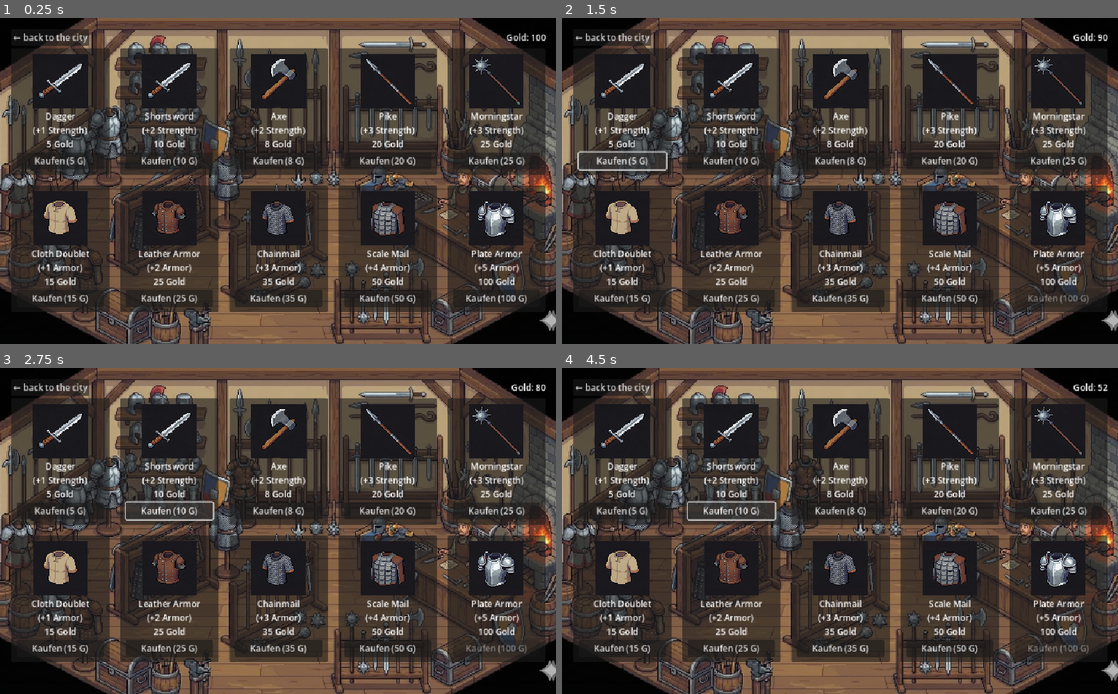
Above: before the commit, frames 1-4 (two rows, left to right).
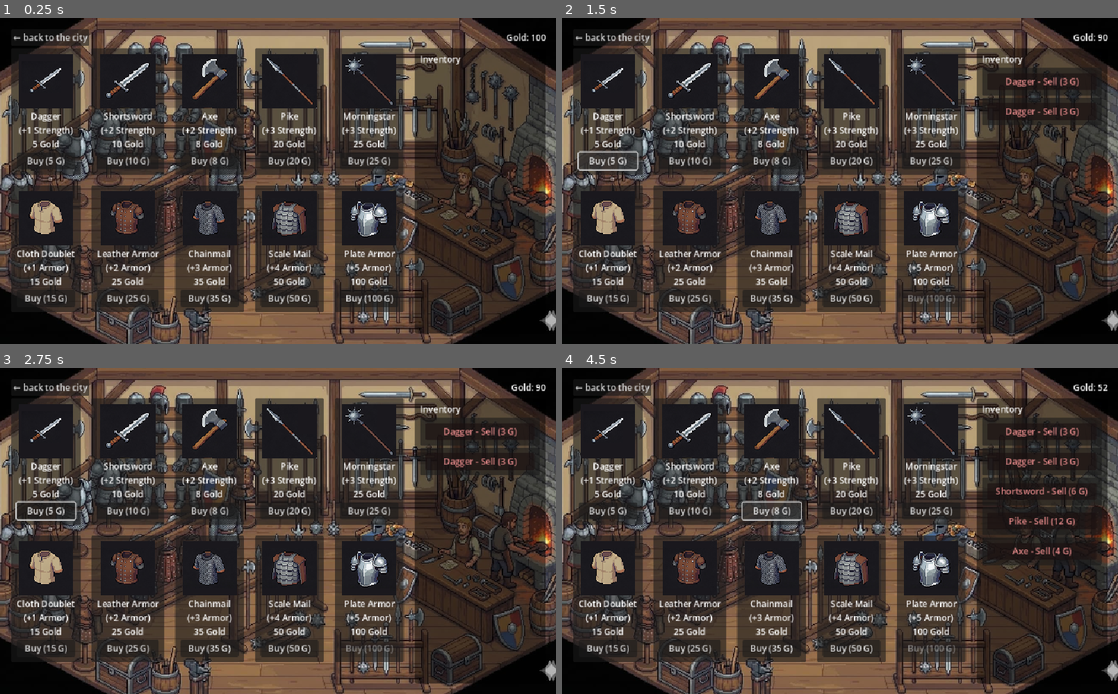
Above: after the commit, the same moments.

Repository: Plata101/Arena-In-Luskan-Godot
Game: Godot game, scene res://scenes/armory.tscn
Same seed, same stepped clock (60 frames per second), same inputs: the game is played once before the commit and once after it. This scene is started directly instead of the project's main scene. The engine's default icon, where the game draws it, is replaced by a stand-in: a white triangle on a blue panel in a dark square.
Inputs (mouse positions are in pixels of both pictures, inside the frame that each line leads up to):
- Up to frame 1 (0.25 s): no input
- Up to frame 2 (1.5 s): click (623, 161) at 0.5 s, where only the run before the commit has a clickable "Kaufen (5 G)"; click (606, 161) at 1.25 s, where only the run after the commit has a clickable "Buy (5 G)"
- Up to frame 3 (2.75 s): click (166, 511) at 2 s, where only the run before the commit has a clickable "Kaufen (10 G)"
- Up to frame 4 (4.5 s): click (689, 511) at 2.75 s, where only the run after the commit has a clickable "Buy (10 G)"; click (840, 511) at 3.5 s, where only the run before the commit has a clickable "Kaufen (8 G)"; click (773, 511) at 4.25 s, where only the run after the commit has a clickable "Buy (8 G)"

The runs differ from the first frame. In frame 1, 30% of the frame differs, in the area x 3-99%, y 9-97%; in frame 2, 31%; in frame 3, 31%; in frame 4, 32%.

Commit message:
Armory setup, sell and inventory

Diff:
--- a/scenes/armory.tscn
+++ b/scenes/armory.tscn
@@ -1,7 +1,17 @@
-[gd_scene load_steps=3 format=3 uid="uid://dcv8jmjsn1cwg"]
+[gd_scene load_steps=4 format=3 uid="uid://dcv8jmjsn1cwg"]
 
 [ext_resource type="Script" uid="uid://yrpvtr0tr3cw" path="res://scripts/Armory.gd" id="1_jwn4v"]
 [ext_resource type="Texture2D" uid="uid://baguk3ataj7xs" path="res://assets/sprites/armory_bg.jpg" id="1_oaria"]
+
+[sub_resource type="StyleBoxFlat" id="StyleBoxFlat_48su1"]
+content_margin_left = 10.0
+content_margin_top = 10.0
+content_margin_right = 10.0
+bg_color = Color(0, 0, 0, 0.494118)
+corner_radius_top_left = 5
+corner_radius_top_right = 5
+corner_radius_bottom_right = 5
+corner_radius_bottom_left = 5
 
 [node name="Armory" type="Control"]
 layout_mode = 3
@@ -54,10 +64,36 @@
 layout_mode = 2
 text = "Gold: 0"
 
-[node name="GridContainer" type="GridContainer" parent="MarginContainer/VBoxContainer"]
+[node name="MainContent" type="HBoxContainer" parent="MarginContainer/VBoxContainer"]
 layout_mode = 2
+size_flags_vertical = 3
+theme_override_constants/separation = 20
+
+[node name="GridContainer" type="GridContainer" parent="MarginContainer/VBoxContainer/MainContent"]
+unique_name_in_owner = true
+layout_mode = 2
+size_flags_horizontal = 3
+size_flags_stretch_ratio = 3.0
 theme_override_constants/h_separation = 20
 theme_override_constants/v_separation = 20
 columns = 5
 
+[node name="PanelContainer" type="PanelContainer" parent="MarginContainer/VBoxContainer/MainContent"]
+layout_mode = 2
+size_flags_horizontal = 3
+theme_override_styles/panel = SubResource("StyleBoxFlat_48su1")
+
+[node name="InventoryContainer" type="VBoxContainer" parent="MarginContainer/VBoxContainer/MainContent/PanelContainer"]
+unique_name_in_owner = true
+layout_mode = 2
+size_flags_horizontal = 3
+
+[node name="Label" type="Label" parent="MarginContainer/VBoxContainer/MainContent/PanelContainer/InventoryContainer"]
+layout_mode = 2
+text = "Inventory"
+
+[node name="InventoryGrid" type="GridContainer" parent="MarginContainer/VBoxContainer/MainContent/PanelContainer/InventoryContainer"]
+unique_name_in_owner = true
+layout_mode = 2
+
 [connection signal="pressed" from="MarginContainer/VBoxContainer/HBoxContainer/BtnBack" to="." method="_on_btn_back_pressed"]
--- a/scenes/shop_item.tscn
+++ b/scenes/shop_item.tscn
@@ -35,6 +35,8 @@
 [node name="BtnBuy" type="Button" parent="MarginContainer/VBoxContainer"]
 unique_name_in_owner = true
 layout_mode = 2
-text = "Kaufen"
+text = "Buy"
+text_overrun_behavior = 3
+clip_text = true
 
 [connection signal="pressed" from="MarginContainer/VBoxContainer/BtnBuy" to="." method="_on_btn_buy_pressed"]
--- a/scripts/Armory.gd
+++ b/scripts/Armory.gd
@@ -1,13 +1,17 @@
 extends Control
 
-# UI Referenzen (camelCase)
+# UI Referenzen
 @onready var goldLabel = %GoldLabel
-@onready var gridContainer = $MarginContainer/VBoxContainer/GridContainer
+@onready var gridContainer = %GridContainer
+@onready var inventoryGrid = %InventoryGrid
 
-# Vorlage laden (camelCase)
+# Vorlage laden
 var shopItemScene = preload("res://scenes/shop_item.tscn")
 
-# Daten-Liste (camelCase)
+# Variable um zu merken, wie voll das Inventar ist (für Updates)
+var currentInventorySize = 0
+
+# Daten-Liste
 var shopInventory = [
 	# --- WAFFEN ---
 	{"name": "Dagger", "type": "Strength", "bonus": 1, "price": 5, "icon": "res://assets/sprites/dagger.png"},
@@ -27,12 +31,12 @@
 func _ready():
 	update_ui()
 	generate_shop_items()
+	update_inventory_view() # NEU: Initiales Laden des Inventars
 
 func update_ui():
-	# Nutzt camelCase Variable 'currentGold' im GameManager
 	goldLabel.text = "Gold: " + str(GameManager.currentGold)
 
-	# Alle items im Shop aktualisieren
+	# Alle items im Shop aktualisieren (Buttons disablen wenn zu teuer)
 	var allItems = gridContainer.get_children()
 
 	for item in allItems:
@@ -42,15 +46,36 @@
 func generate_shop_items():
 	for itemData in shopInventory:
 		var newItem = shopItemScene.instantiate()
-
-		# HIER WAR DER FEHLER: gridContainer (klein geschrieben!)
 		gridContainer.add_child(newItem)
 
-		newItem.set_item_data(itemData)
+		# WICHTIG: false übergeben für Shop-Modus (Kaufen)
+		newItem.set_item_data(itemData, false)
+
+# NEU: Diese Funktion kümmert sich um die rechte Seite (Inventar)
+func update_inventory_view():
+	# 1. Altes Inventar UI löschen (aufräumen)
+	for child in inventoryGrid.get_children():
+		child.queue_free()
+
+	# 2. Neues Inventar basierend auf GameManager aufbauen
+	for itemData in GameManager.inventory:
+		var newItem = shopItemScene.instantiate()
+		inventoryGrid.add_child(newItem)
+
+		# WICHTIG: true übergeben für Inventar-Modus (Verkaufen)
+		newItem.set_item_data(itemData, true)
+
+	# Größe merken, damit wir im _process wissen, wann sich was geändert hat
+	currentInventorySize = GameManager.inventory.size()
 
 func _on_btn_back_pressed():
 	get_tree().change_scene_to_file("res://scenes/city_hub.tscn")
 
 func _process(delta):
+	# Update Gold Anzeige
 	if goldLabel.text != "Gold: " + str(GameManager.currentGold):
 		update_ui()
+
+	# NEU: Update Inventory Anzeige (wenn Items gekauft/verkauft wurden)
+	if GameManager.inventory.size() != currentInventorySize:
+		update_inventory_view()
--- a/scripts/GameManager.gd
+++ b/scripts/GameManager.gd
@@ -11,4 +11,6 @@
 var currentDay: int = 1
 var maxDays: int = 100
 
-# TODO: Inventar-Variablen (Tränke etc.)
+# Inventory
+
+var inventory: Array = []
--- a/scripts/shop_item.gd
+++ b/scripts/shop_item.gd
@@ -6,43 +6,104 @@
 @onready var buyButton = %BtnBuy
 
 # Interne Variablen
-var itemPrice: int = 0
-var statBonus: int = 0
-var statType: String = ""
+var itemData = {}             # NEU: Wir merken uns das ganze Objekt
+var isInventoryItem = false   # NEU: Modus-Schalter
 
-func set_item_data(data):
-	itemPrice = data["price"]
-	statBonus = data["bonus"]
-	statType = data["type"]
+func set_item_data(data, isInventory: bool = false):
+	itemData = data
+	isInventoryItem = isInventory
 
-	nameLabel.text = data["name"] + "\n(+" + str(statBonus) + " " + statType + ")\n" + str(itemPrice) + " Gold"
-
-	buyButton.text = "Kaufen (" + str(itemPrice) + " G)"
-
+	# Icon immer laden (für den Shop), aber...
 	if data.has("icon"):
 		iconRect.texture = load(data["icon"])
 
-	check_affordability()
+	# --- UNTERSCHEIDUNG: SHOP VS. INVENTAR ---
+	if isInventoryItem:
+		# --- INVENTAR MODUS (KOMPAKT) ---
+		var sellPrice = int(data["price"] * 0.6)
+
+		# 1. Bild und großes Label verstecken
+		iconRect.visible = false
+		nameLabel.visible = false
+
+		# 2. Alles auf den Button schreiben
+		# Format: "Pike - Sell (12 G)"
+		buyButton.text = data["name"] + " - Sell (" + str(sellPrice) + " G)"
+
+		# Visueller Hinweis: Rötlich
+		buyButton.modulate = Color(1, 0.6, 0.6)
+		buyButton.disabled = false
+
+	else:
+		# --- SHOP MODUS (GROSS) ---
+		# Hier müssen wir sicherstellen, dass alles sichtbar ist (falls recycled)
+		iconRect.visible = true
+		nameLabel.visible = true
+
+		var bonusText = "(+" + str(data["bonus"]) + " " + data["type"] + ")"
+		nameLabel.text = data["name"] + "\n" + bonusText + "\n" + str(data["price"]) + " Gold"
+
+		buyButton.text = "Buy (" + str(data["price"]) + " G)"
+		buyButton.modulate = Color(1, 1, 1) # Normal weiß
+		check_affordability()
 
 func check_affordability():
-	if GameManager.currentGold < itemPrice:
-		buyButton.disabled = true
-	else:
-		buyButton.disabled = false
+	# Geld-Check macht nur Sinn, wenn wir kaufen wollen
+	if not isInventoryItem:
+		if GameManager.currentGold < itemData["price"]:
+			buyButton.disabled = true
+		else:
+			buyButton.disabled = false
 
 func _on_btn_buy_pressed():
-	if GameManager.currentGold >= itemPrice:
-		# Bezahlen
-		GameManager.currentGold -= itemPrice
+	if isInventoryItem:
+		sell_item()
+	else:
+		buy_item()
 
-		# Stats anpassen
-		if statType == "Strength":
-			GameManager.playerStrength += statBonus
-			print("Strength increased")
-		elif statType == "Armor":
-			# Sicherstellen, dass playerArmor im GameManager existiert
-			GameManager.playerArmor += statBonus
-			print("Armor increased")
+# --- LOGIK FÜR KAUFEN ---
+func buy_item():
+	if GameManager.currentGold >= itemData["price"]:
+		# 1. Bezahlen
+		GameManager.currentGold -= itemData["price"]
 
-		# UI updaten
-		check_affordability()
+		# 2. Stats dazu (Nutzt Hilfsfunktion unten)
+		modify_stats(itemData["type"], itemData["bonus"], true)
+
+		# 3. WICHTIG: Item ins globale Inventar legen!
+		GameManager.inventory.append(itemData)
+
+		print("Purchased: ", itemData["name"])
+
+		# UI Check triggern (via Armory update)
+		# Da wir keine Signale nutzen, warten wir auf den _process loop der Armory
+
+# --- LOGIK FÜR VERKAUFEN ---
+func sell_item():
+	# 1. Geld zurück (60%)
+	var sellPrice = int(itemData["price"] * 0.6)
+	GameManager.currentGold += sellPrice
+
+	# 2. Stats entfernen (false = abziehen)
+	modify_stats(itemData["type"], itemData["bonus"], false)
+
+	# 3. Aus globalem Inventar löschen
+	# erase entfernt das erste Vorkommen dieses Daten-Objekts
+	GameManager.inventory.erase(itemData)
+
+	print("Sold: ", itemData["name"])
+
+	# 4. Item aus der UI entfernen (Selbstzerstörung)
+	queue_free()
+
+# --- HILFSFUNKTION FÜR STATS (vermeidet Code-Doppelung) ---
+func modify_stats(type, amount, isAdding: bool):
+	# Wenn wir abziehen (Verkauf), drehen wir das Vorzeichen um
+	var finalAmount = amount if isAdding else -amount
+
+	if type == "Strength":
+		GameManager.playerStrength += finalAmount
+	elif type == "Armor":
+		# Sicherstellen, dass die Variable im GameManager existiert
+		if "playerArmor" in GameManager:
+			GameManager.playerArmor += finalAmount
Binary file changed: assets/sprites/dagger.png
